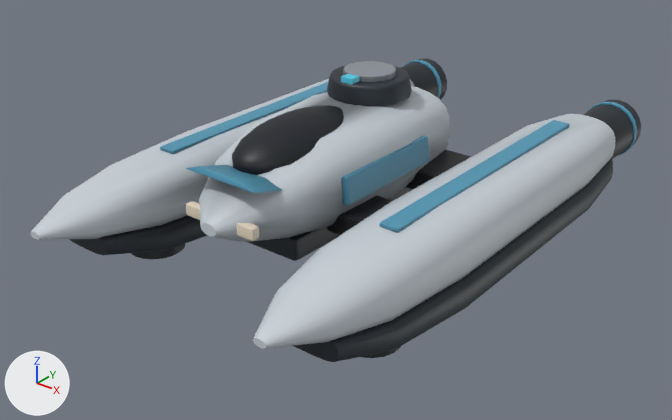
One commit to the glTF model assets/vehicles/ex_skiff_1.glb: the scene before it, then after it.
Before and after are seen from a 50 mm lens placed at (4.71, -6.11, 3.94), pointed at (-0.1, -0.09, 0.21). Lighting does not change. The marker at lower left points along +X, +Y and +Z. The first picture is the older version. Where no turn or scale is listed for an object, it has been applied to the vertices. Vertices at exactly the same position are counted once.

Script lines for the objects in view, before the commit:
```python
me_mesh_0 = bpy.data.meshes.new('Mesh_0')
me_mesh_0.from_pydata(...)  # 3170 vertices, 6200 faces; spans x 0.0..3.27, y -5.61..0.0, z 0.0..1.55
# faces by material slot: [1436, 2520, 980, 420, 440, 188, 216]
me_mesh_0.materials.append(mat_hull)
me_mesh_0.materials.append(mat_dark)
me_mesh_0.materials.append(mat_trim)
me_mesh_0.materials.append(mat_glow)
me_mesh_0.materials.append(mat_glass)
me_mesh_0.materials.append(mat_chrome)
me_mesh_0.materials.append(mat_lamp)
ob_mesh_0 = bpy.data.objects.new('Mesh_0', me_mesh_0)
ob_mesh_0.location = (-1.637, 3.115, -0.06)
```
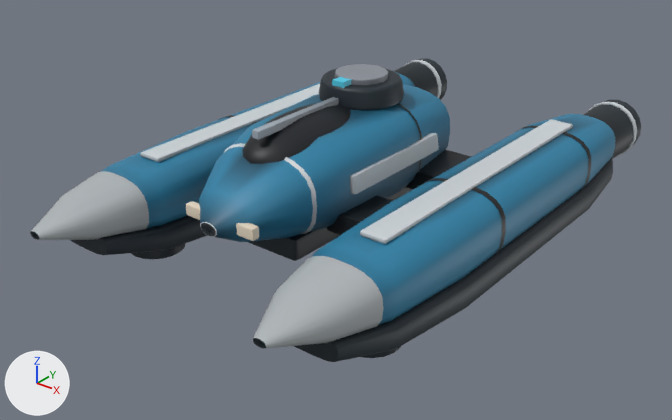
Boxes (x1, y1, x2, y2) around the edits, measured in the pictures (672 x 420 px; the box of a moved part takes in the faces that stretch with it):
part 1 of me_mesh_0, moved or reshaped: before (327, 65, 412, 107); after (319, 68, 404, 110)
part 2 of me_mesh_0, moved or reshaped: before (341, 74, 360, 85); after (332, 77, 352, 88)
part 3 of me_mesh_0, moved or reshaped: before (232, 105, 344, 175); after (243, 103, 351, 164)
part 4 of me_mesh_0, moved or reshaped: before (343, 61, 396, 82); after (335, 64, 388, 85)
part 5 of me_mesh_0, rebuilt (7% wider, 8% taller): before (160, 82, 328, 154); after (140, 84, 320, 162)
part 6 of me_mesh_0, rebuilt (11% wider, 11% taller): before (379, 120, 570, 233); after (360, 119, 573, 244)
part 7 of me_mesh_0, rebuilt (11% shorter): before (341, 136, 430, 205); after (350, 133, 439, 194)
part 8 of me_mesh_0, added: after (252, 97, 339, 139)
part 9 of me_mesh_0, added: after (514, 125, 591, 190)
part 10 of me_mesh_0, added: after (421, 178, 506, 254)
part 11 of me_mesh_0, added (mostly hidden): after (398, 103, 422, 178)
part 12 of me_mesh_0, deleted (cyan): before (186, 165, 282, 193)
part 13 of me_mesh_0, built on: before (30, 232, 277, 343); after (30, 143, 384, 349)
part 14 of me_mesh_0, recoloured (grey to blue): (31, 60, 637, 348) in both

Diff of the bpy script that builds the scene:
```diff
--- a/assets/vehicles/ex_skiff_1.glb.py
+++ b/assets/vehicles/ex_skiff_1.glb.py
@@ me_mesh_0 @@
 # used by ob_mesh_0; location = (-1.637, 3.115, -0.06)
-me_mesh_0.from_pydata(...)  # 3170 vertices, 6200 faces; spans x 0.0..3.27, y -5.61..0.0, z 0.0..1.55
+me_mesh_0.from_pydata(...)  # 3585 vertices, 6804 faces; spans x 0.0..3.27, y -5.61..0.0, z 0.0..1.55
+# me_mesh_0 part 1: the loose piece of 120 vertices spanning x 1.26..2.01, y -3.23..-2.48, z 1.32..1.5 is moved by (0.0, -0.12, 0.0)
+# me_mesh_0 part 2: the loose piece of 8 vertices spanning x 1.58..1.7, y -3.19..-3.0, z 1.5..1.54 is moved by (0.0, -0.12, 0.0)
+# me_mesh_0 part 3: the loose piece of 222 vertices spanning x 1.27..2.01, y -4.51..-3.05, z 0.9..1.38 is moved by (0.0, 0.12, 0.0)
+# me_mesh_0 part 4: the loose piece of 96 vertices spanning x 1.4..1.87, y -3.09..-2.62, z 1.33..1.55 is moved by (0.0, -0.12, 0.0)
+# me_mesh_0 part 5: the loose piece of 68 vertices spanning x 0.35..0.52, y -4.21..-1.41, z 0.87..0.92 is rebuilt with 68 vertices and now spans x 0.32..0.55, y -4.41..-1.41, z 0.87..0.92
+# me_mesh_0 part 6: the loose piece of 68 vertices spanning x 2.75..2.93, y -4.21..-1.41, z 0.87..0.92 is rebuilt with 68 vertices and now spans x 2.72..2.95, y -4.41..-1.41, z 0.87..0.92
+# me_mesh_0 part 7: the loose piece of 56 vertices spanning x 2.16..2.28, y -3.96..-2.8, z 0.8..1.04 is rebuilt with 56 vertices and now spans x 2.17..2.27, y -3.87..-2.65, z 0.86..1.03
+# me_mesh_0 part 8: a new loose piece of 56 vertices spanning x 1.6..1.67, y -4.33..-3.0, z 1.34..1.41, in mat_trim
+# me_mesh_0 part 9: a new loose piece of 44 vertices spanning x 2.42..3.25, y -1.64..-1.58, z 0.28..0.89, in mat_dark
+# me_mesh_0 part 10: a new loose piece of 44 vertices spanning x 2.41..3.26, y -3.25..-3.18, z 0.28..0.9, in mat_dark
+# me_mesh_0 part 11: a new loose piece of 44 vertices spanning x 1.05..2.22, y -2.88..-2.86, z 0.48..1.32, in mat_dark
+# me_mesh_0 part 12: the loose piece of 40 vertices spanning x 1.27..2.0, y -4.76..-4.2, z 0.98..1.19 is deleted
+# me_mesh_0 part 13: 4 vertices moved within x 0.38..2.78, y -5.61, z 0.63; 179 vertices added at x 0.07..3.2, y -5.61..-4.22, z 0.36..1.22
+# me_mesh_0 part 14: 1866 kept faces spanning x 0.02..3.26, y -5.61..-0.04, z 0.03..1.34 get new vertex colours
+# other edits to the shape of me_mesh_0 do not show in these pictures
 me_mesh_0.materials.append(mat_hull)
```
